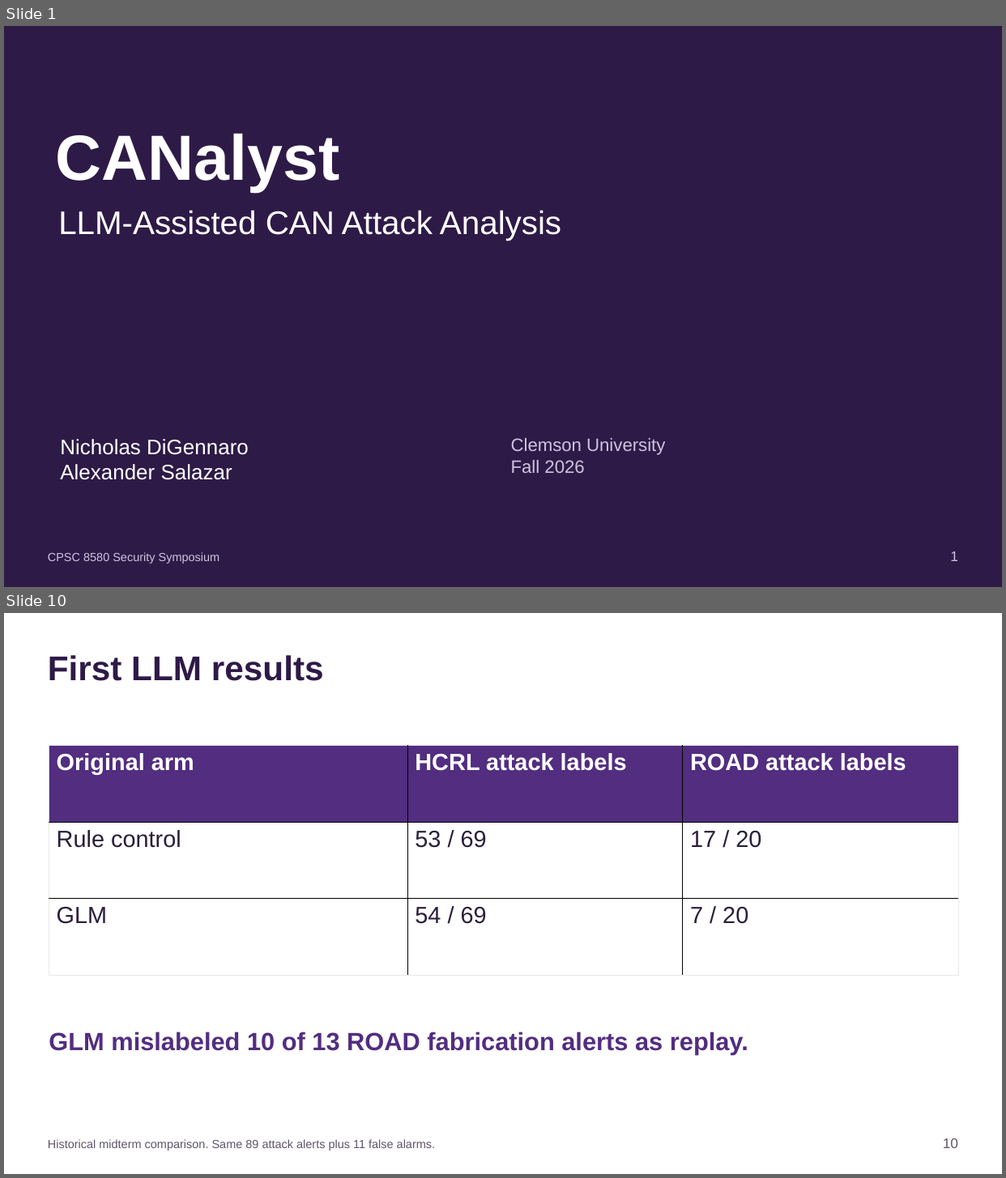
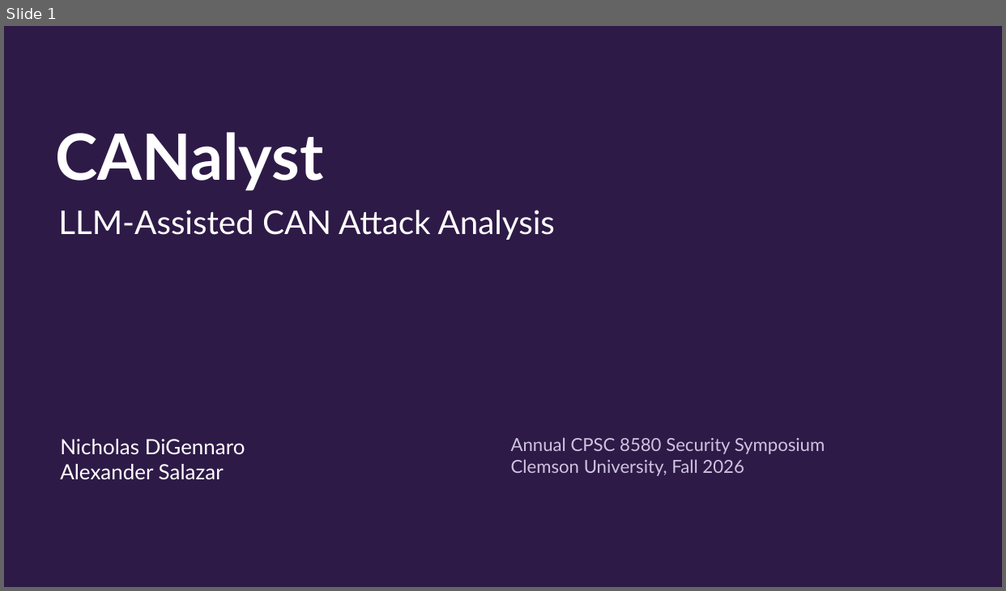
Before and after one commit to SaladbarAlex/CANalyst, a slide deck: output/presentation/CANalyst_Final_Presentation_20min_Class.pptx. Shown one above the other, each under a label of ours: slides 1 and 10 before the commit, slide 1 after it; the slides between them are not shown. The pictures are 1006x1178 and 1006x591 pixels, drawn with LibreOffice and Linux fonts; fonts in the diff are those of the drawing. Boxes give left, top, right and bottom in pixels: in the first picture for what was removed or moved away, otherwise in the second. Text is boxed around its words. In the diff, an @@ line names an element or a change of style, - is before the commit and + after.

```diff
--- a/output/presentation/CANalyst_Final_Presentation_20min_Class.pptx
+++ b/output/presentation/CANalyst_Final_Presentation_20min_Class.pptx
@@ slide 10 removed at bbox=[4, 613, 1002, 1174], background #FFFFFF @@
@@ text removed at bbox=[48, 655, 324, 681] @@
-First LLM results
@@ table removed at bbox=[49, 746, 958, 975], 3 rows, 3 columns @@
-Original arm | HCRL attack labels | ROAD attack labels
-Rule control | 53 / 69 | 17 / 20
-GLM | 54 / 69 | 7 / 20
@@ text removed at bbox=[49, 1032, 748, 1055] @@
-GLM mislabeled 10 of 13 ROAD fabrication alerts as replay.
@@ text removed at bbox=[48, 1139, 435, 1151] @@
-Historical midterm comparison. Same 89 attack alerts plus 11 false alarms.
@@ text removed at bbox=[943, 1139, 958, 1148] @@
-10
@@ slide 1 changed as well @@
@@ font Arial to Lato in 3 elements at bbox=[56, 132, 324, 191], bbox=[58, 210, 555, 240], bbox=[60, 439, 245, 480] @@
@@ text at bbox=[511, 437, 825, 476]: text changed; font Arial to Lato @@
-Clemson University
-Fall 2026
+Annual CPSC 8580 Security Symposium
+Clemson University, Fall 2026
@@ text removed at bbox=[48, 552, 220, 564] @@
-CPSC 8580 Security Symposium
@@ text removed at bbox=[950, 552, 958, 561] @@
-1
```
Also in this commit, not shown: 10 other slides changed, 15 slides added, 14 other slides removed, 7 other files.
